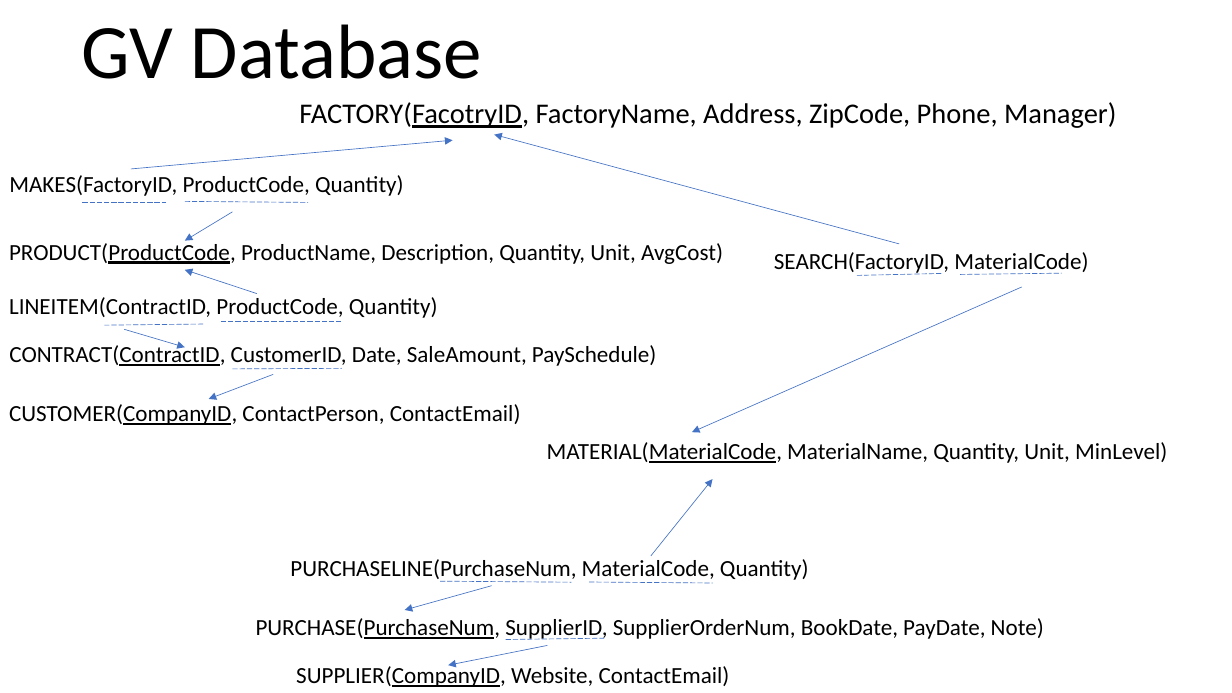
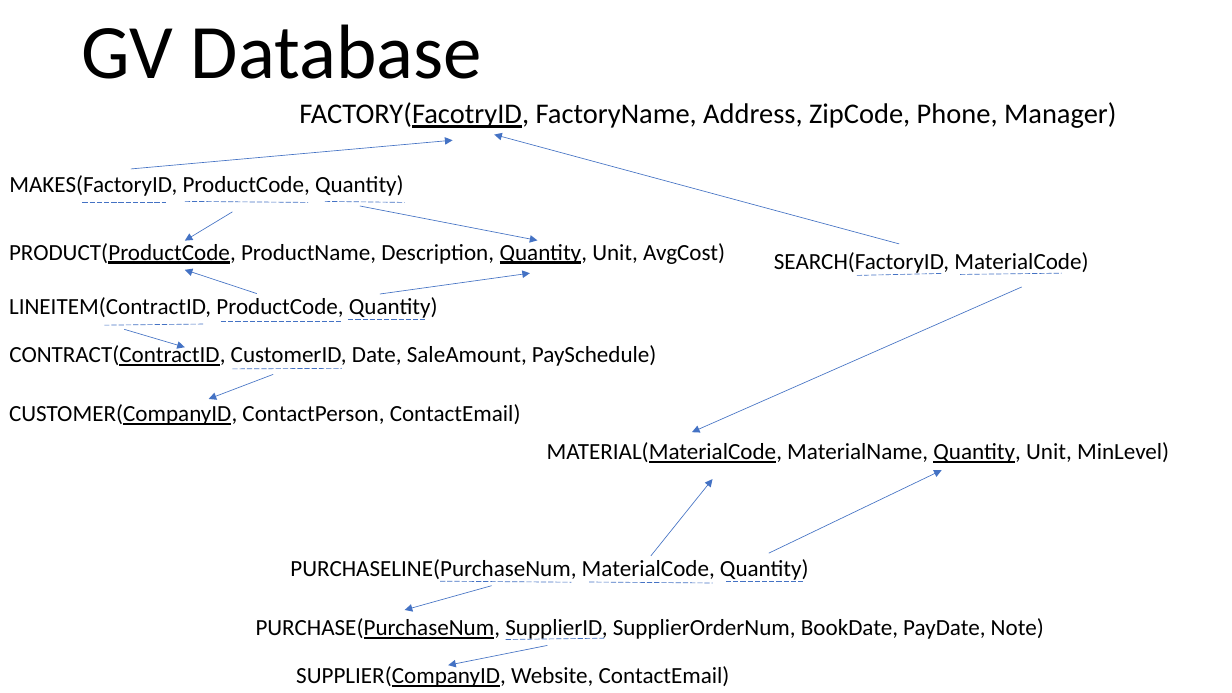
Before and after one commit to dpaceoffice/SQLDatabases, a slide deck: slide 3 of Relational Schema and ER Diagram.pptx. Drawn at 1232x693 pixels with LibreOffice and Linux fonts; fonts in the diff are those of the drawing. Boxes give left, top, right and bottom in pixels: in the first picture for what was removed or moved away, otherwise in the second. Text is boxed around its words. In the diff, an @@ line names an element or a change of style, - is before the commit and + after.

Commit message:
changed GV relational schema for Quantity

```diff
--- a/Relational Schema and ER Diagram.pptx
+++ b/Relational Schema and ER Diagram.pptx
@@ line added from (325, 201) to (405, 202), #4472C4 0.5 pt dashed @@
@@ arrow added from (360, 206) to (538, 240), #4472C4 0.5 pt @@
@@ text "PRODUCT(ProductCode, ProductName, Description, Quantity, Uni ..." at bbox=[9, 240, 725, 264]: underline on in "Quantity," @@
@@ arrow added from (380, 294) to (531, 274), #4472C4 0.5 pt @@
@@ line added from (348, 319) to (426, 319), #4472C4 0.5 pt dashed @@
@@ text "MATERIAL(MaterialCode, MaterialName, Quantity, Unit, MinLeve ..." at bbox=[547, 442, 1169, 463]: underline on in "Quantity," @@
@@ arrow added from (769, 554) to (942, 470), #4472C4 0.5 pt @@
@@ line added from (726, 581) to (804, 581), #4472C4 0.5 pt dashed @@
```
